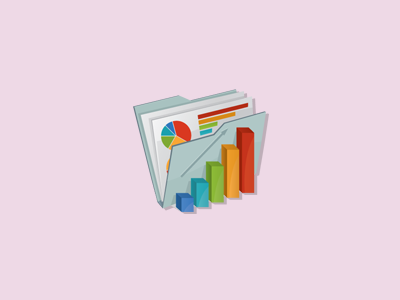
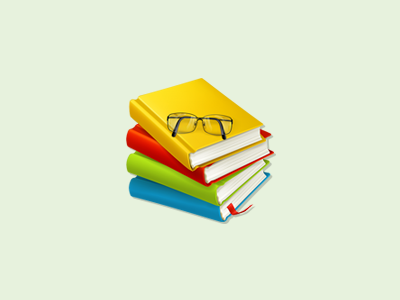
The second 400 × 300 image is a revision of the first. Changes to its layers:
hid "finance" over bbox(133, 89, 266, 212)
showed "oporn" over bbox(126, 78, 274, 222)
hid "Слой 2 копия" over bbox(0, 0, 400, 300)
showed "Слой 6" over bbox(0, 0, 400, 300)
